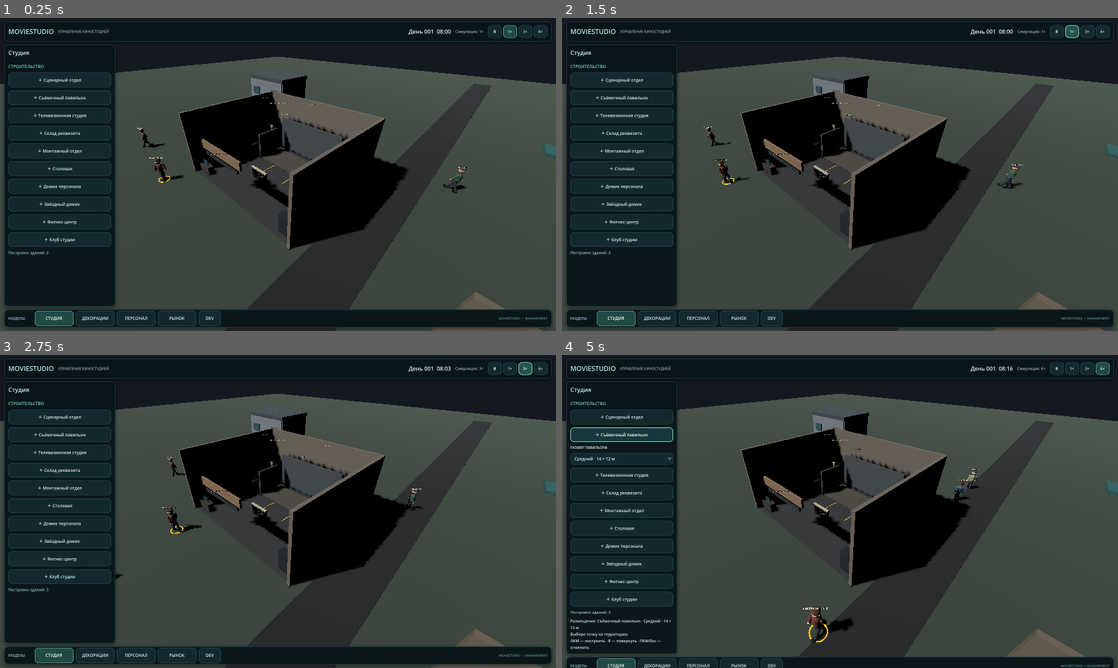
Above: before the commit, frames 1-4 (two rows, left to right).
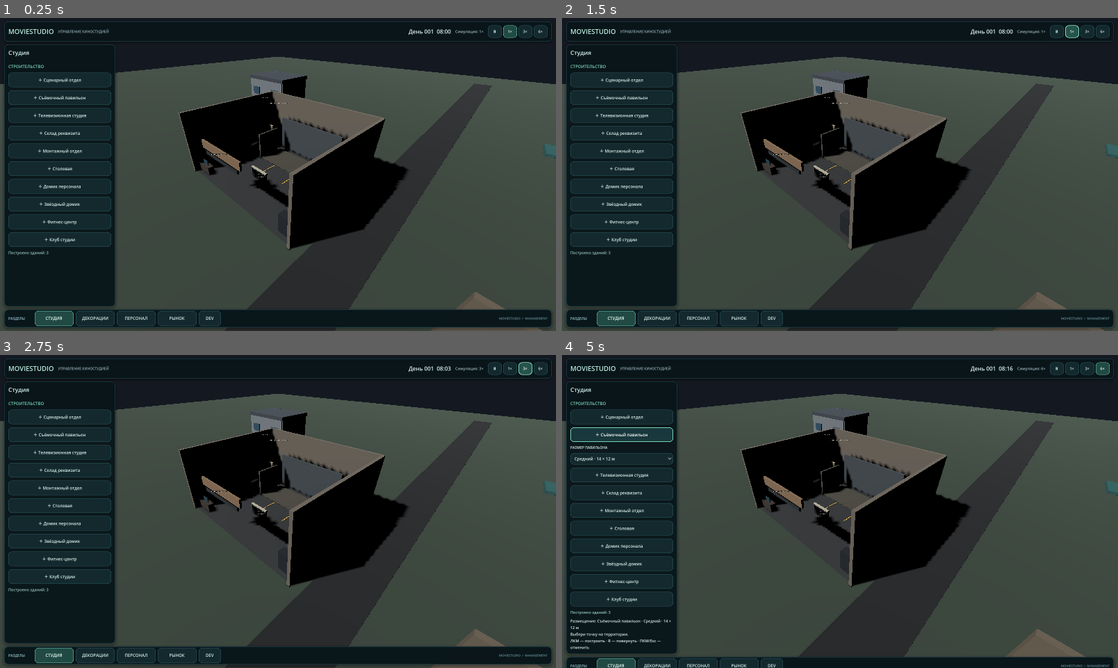
Above: after the commit, the same moments.

Repository: Teft3lb/MovieStudio
Game: Godot game, scene res://scenes/main.tscn
Same seed, same stepped clock (60 frames per second), same inputs: the game is played once before the commit and once after it.
Inputs:
- Up to frame 1 (0.25 s): no input
- Up to frame 2 (1.5 s): click "Ⅱ" at 0.5 s; click "1×" at 1.25 s
- Up to frame 3 (2.75 s): click "3×" at 2 s
- Up to frame 4 (5 s): click "6×" at 2.75 s; click "＋ Сценарный отдел" at 3.5 s; click "＋ Съёмочный павильон" at 4.25 s

The runs differ from the first frame. In frame 1, 0.3% of the frame differs, in the area x 24-85%, y 27-56%; in frame 2, 0.3%; in frame 3, 0.3%; in frame 4, 0.5%, in the area x 43-75%, y 30-93%.
Error after the commit: Parse Error: Could not preload resource script "res://scripts/domain/characters/celebrity_system.gd". (res://scripts/domain/staff/employee_management_system.gd…

Commit message:
feat(celebrity): raise actor/director recognition through film releases and TV appearances

Diff:
--- a/scripts/domain/characters/celebrity_system.gd
+++ b/scripts/domain/characters/celebrity_system.gd
@@ -15,7 +15,7 @@
 ) -> Dictionary:
 	if employee == null:
 		return {}
-	if str(employee.profession_id) not in ["actor", "extra"]:
+	if str(employee.profession_id) not in ["actor", "extra", "director"]
 		return {
 			"applied": false,
 			"reason": "Персонаж не относится к актёрскому составу.",
@@ -91,6 +91,39 @@
 		"recognition_after": employee.recognition,
 		"recognition_delta": employee.recognition - previous_recognition,
 		"experience_delta": experience_delta,
+	}
+
+
+func apply_film_release(
+	employee: Variant,
+	is_director: bool,
+	film_quality: float
+) -> Dictionary:
+	if employee == null:
+		return {}
+	if str(employee.profession_id) not in ["actor", "extra", "director"]:
+		return {"applied": false}
+	var quality: float = clampf(film_quality, 0.0, 100.0)
+	var exposure: float = 0.6 if str(employee.profession_id) == "extra" else 1.0
+	var recognition_gain: float = (
+		1.4 + quality * 0.036
+	) * exposure * (0.9 if is_director else 1.0)
+	var popularity_gain: float = (
+		-0.8 + quality * 0.035
+	) * exposure
+	var before: float = float(employee.recognition)
+	employee.recognition = clampf(
+		before + recognition_gain, 0.0, 100.0
+	)
+	employee.popularity = clampf(
+		float(employee.popularity) + popularity_gain, 0.0, 100.0
+	)
+	return {
+		"applied": true,
+		"recognition_before": before,
+		"recognition_after": employee.recognition,
+		"recognition_delta": employee.recognition - before,
+		"popularity_delta": popularity_gain,
 	}
 
 
